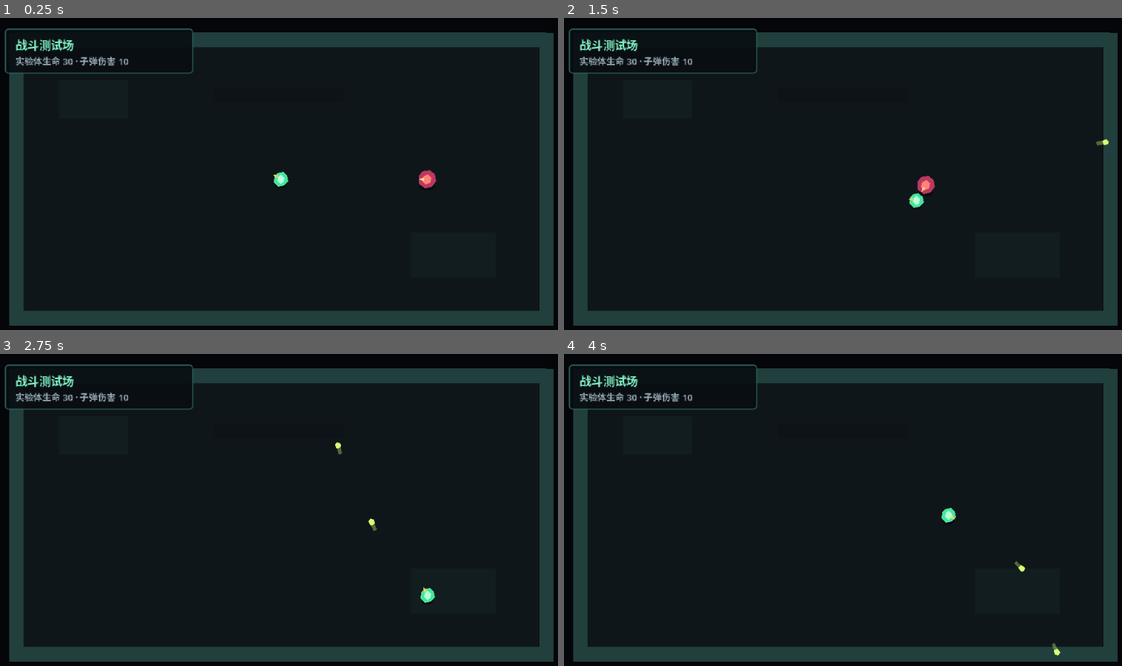
Above: before the commit, frames 1-4 (two rows, left to right).
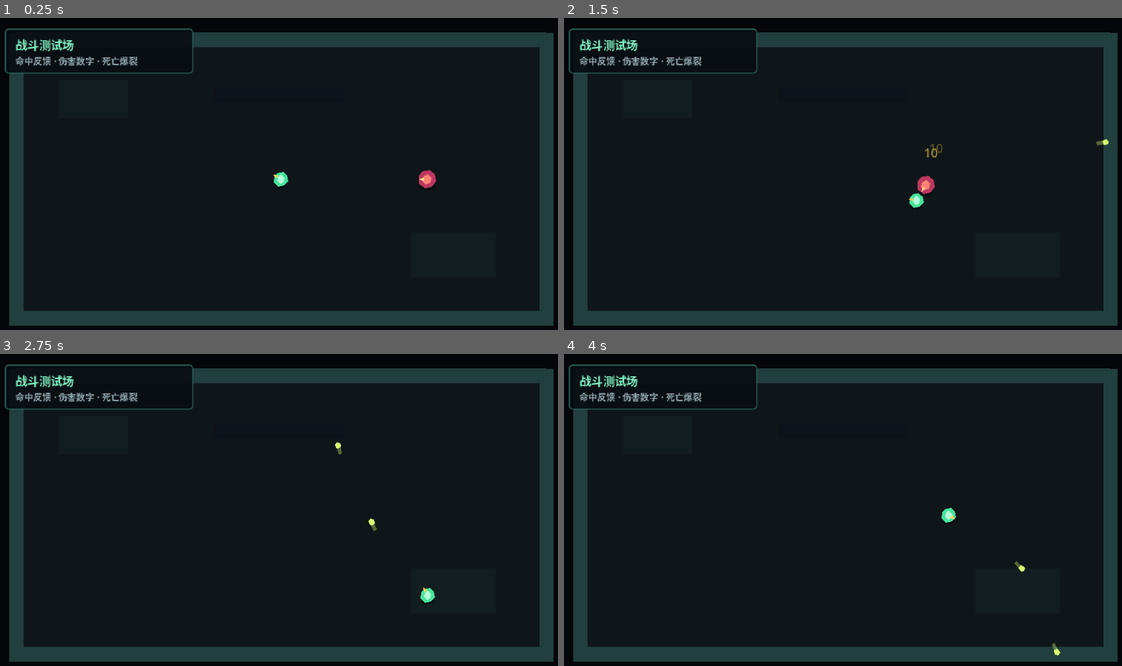
Above: after the commit, the same moments.

Repository: LIJUNCAN1/-Roguelike
Game: Godot game, scene res://scenes/main/main.tscn
The game is run twice, just before and just after one commit, with the same random seed, the same clock (stepped at 60 frames per second) and the same inputs.
Inputs (mouse positions are in pixels of both pictures, inside the frame that each line leads up to):
- Up to frame 1 (0.25 s): no input
- Up to frame 2 (1.5 s): move the mouse to (971, 161) at 0.52 s; press the mouse at (971, 161) at 0.53 s; hold D (move_right) 0.53-1.28 s; move the mouse to (731, 195) at 1.27 s; release the mouse at (731, 195) at 1.28 s; hold S (move_down) from 1.28 s (still down); click (731, 195) at 1.35 s
- Up to frame 3 (2.75 s): move the mouse to (340, 444) at 2.02 s; release S (move_down) at 2.03 s; press the mouse at (340, 444) at 2.03 s; hold D (move_right) from 2.03 s (still down)
- Up to frame 4 (4 s): move the mouse to (815, 578) at 2.77 s; release D (move_right) at 2.78 s; release the mouse at (815, 578) at 2.78 s; hold W (move_up) 2.78-3.53 s; click (815, 578) at 2.85 s; move the mouse to (1015, 563) at 3.52 s; press the mouse at (1015, 563) at 3.53 s; hold A (move_left) from 3.53 s (still down)

The runs differ from the first frame. In frame 1, 0.4% of the frame differs, in the area x 2-25%, y 12-16%; in frame 2, 0.5%, in the area x 2-68%, y 12-45%; in frame 3, 0.4%; in frame 4, 0.4%.

Commit message:
feat: add data-driven combat feedback

Diff:
--- /dev/null
+++ b/data/feedback/test_chaser_feedback.tres
@@ -0,0 +1,18 @@
+[gd_resource type="Resource" script_class="CombatFeedbackData" load_steps=4 format=3]
+
+[ext_resource type="Script" path="res://scripts/combat/combat_feedback_data.gd" id="1_feedback_data"]
+[ext_resource type="PackedScene" path="res://scenes/combat/damage_number.tscn" id="2_damage_number"]
+[ext_resource type="PackedScene" path="res://scenes/combat/death_effect.tscn" id="3_death_effect"]
+
+[resource]
+script = ExtResource("1_feedback_data")
+damage_number_scene = ExtResource("2_damage_number")
+death_effect_scene = ExtResource("3_death_effect")
+damage_number_color = Color(1, 0.9, 0.4, 1)
+hit_flash_color = Color(1, 1, 1, 1)
+hit_flash_duration = 0.09
+visual_knockback_distance = 3.0
+damage_number_rise = 22.0
+damage_number_duration = 0.55
+death_effect_color = Color(1, 0.3, 0.4, 1)
+death_effect_duration = 0.3
--- /dev/null
+++ b/scenes/combat/damage_number.tscn
@@ -0,0 +1,19 @@
+[gd_scene load_steps=2 format=3]
+
+[ext_resource type="Script" path="res://scripts/combat/damage_number.gd" id="1_damage_number"]
+
+[node name="DamageNumber" type="Node2D"]
+z_index = 100
+script = ExtResource("1_damage_number")
+
+[node name="Label" type="Label" parent="."]
+offset_left = -20.0
+offset_top = -10.0
+offset_right = 20.0
+offset_bottom = 10.0
+theme_override_colors/font_outline_color = Color(0.04, 0.025, 0.04, 1)
+theme_override_constants/outline_size = 3
+theme_override_font_sizes/font_size = 14
+text = "10"
+horizontal_alignment = 1
+vertical_alignment = 1
--- /dev/null
+++ b/scenes/combat/death_effect.tscn
@@ -0,0 +1,31 @@
+[gd_scene load_steps=2 format=3]
+
+[ext_resource type="Script" path="res://scripts/combat/death_effect.gd" id="1_death_effect"]
+
+[node name="DeathEffect" type="Node2D"]
+z_index = 20
+script = ExtResource("1_death_effect")
+
+[node name="Visuals" type="Node2D" parent="."]
+
+[node name="Core" type="Polygon2D" parent="Visuals"]
+polygon = PackedVector2Array(-5, -5, 5, -5, 7, 0, 5, 5, -5, 5, -7, 0)
+
+[node name="ShardTop" type="Polygon2D" parent="Visuals"]
+position = Vector2(0, -10)
+polygon = PackedVector2Array(-2, 2, 0, -7, 3, 2)
+
+[node name="ShardRight" type="Polygon2D" parent="Visuals"]
+position = Vector2(10, 0)
+rotation = 1.5708
+polygon = PackedVector2Array(-2, 2, 0, -7, 3, 2)
+
+[node name="ShardBottom" type="Polygon2D" parent="Visuals"]
+position = Vector2(0, 10)
+rotation = 3.14159
+polygon = PackedVector2Array(-2, 2, 0, -7, 3, 2)
+
+[node name="ShardLeft" type="Polygon2D" parent="Visuals"]
+position = Vector2(-10, 0)
+rotation = -1.5708
+polygon = PackedVector2Array(-2, 2, 0, -7, 3, 2)
--- a/scenes/enemies/test_chaser.tscn
+++ b/scenes/enemies/test_chaser.tscn
@@ -1,10 +1,12 @@
-[gd_scene load_steps=7 format=3]
+[gd_scene load_steps=9 format=3]
 
 [ext_resource type="Script" path="res://scripts/actors/enemy_controller.gd" id="1_enemy_controller"]
 [ext_resource type="Script" path="res://scripts/actors/movement_component.gd" id="2_movement_component"]
 [ext_resource type="Resource" path="res://data/enemies/test_chaser.tres" id="3_enemy_data"]
 [ext_resource type="Script" path="res://scripts/combat/health_component.gd" id="4_health_component"]
 [ext_resource type="Script" path="res://scripts/combat/hurtbox_component.gd" id="5_hurtbox_component"]
+[ext_resource type="Script" path="res://scripts/combat/hit_feedback_component.gd" id="6_hit_feedback"]
+[ext_resource type="Resource" path="res://data/feedback/test_chaser_feedback.tres" id="7_feedback_data"]
 
 [sub_resource type="CircleShape2D" id="CircleShape2D_enemy"]
 radius = 9.0
@@ -21,6 +23,13 @@
 [node name="HealthComponent" type="Node" parent="."]
 script = ExtResource("4_health_component")
 
+[node name="HitFeedbackComponent" type="Node" parent="."]
+script = ExtResource("6_hit_feedback")
+feedback_data = ExtResource("7_feedback_data")
+health_component_path = NodePath("../HealthComponent")
+visual_root_path = NodePath("../Visuals")
+flash_target_paths = Array[NodePath]([NodePath("../Visuals/Body"), NodePath("../Visuals/Core")])
+
 [node name="HurtboxComponent" type="Area2D" parent="."]
 collision_layer = 4
 collision_mask = 0
@@ -31,20 +40,22 @@
 [node name="CollisionShape2D" type="CollisionShape2D" parent="HurtboxComponent"]
 shape = SubResource("CircleShape2D_enemy")
 
-[node name="Shadow" type="Polygon2D" parent="."]
+[node name="Visuals" type="Node2D" parent="."]
+
+[node name="Shadow" type="Polygon2D" parent="Visuals"]
 position = Vector2(0, 8)
 polygon = PackedVector2Array(-9, 0, -6, -4, 6, -4, 9, 0, 6, 4, -6, 4)
 color = Color(0.015, 0.02, 0.03, 0.55)
 
-[node name="Body" type="Polygon2D" parent="."]
+[node name="Body" type="Polygon2D" parent="Visuals"]
 polygon = PackedVector2Array(-9, -4, -5, -9, 3, -10, 9, -6, 10, 2, 6, 8, -2, 10, -9, 5)
 color = Color(0.74, 0.22, 0.38, 1)
 
-[node name="Core" type="Polygon2D" parent="."]
+[node name="Core" type="Polygon2D" parent="Visuals"]
 polygon = PackedVector2Array(-4, -3, 1, -6, 5, -2, 4, 4, -1, 6, -5, 2)
 color = Color(1, 0.52, 0.46, 1)
 
-[node name="FacingMarker" type="Polygon2D" parent="."]
+[node name="FacingMarker" type="Polygon2D" parent="Visuals"]
 polygon = PackedVector2Array(3, -2, 9, 0, 3, 2)
 color = Color(1, 0.84, 0.58, 1)
 
--- a/scenes/main/main.tscn
+++ b/scenes/main/main.tscn
@@ -89,6 +89,8 @@
 
 [node name="Projectiles" type="Node2D" parent="World"]
 
+[node name="Effects" type="Node2D" parent="World"]
+
 [node name="Player" parent="World" instance=ExtResource("1_player")]
 position = Vector2(320, 180)
 projectile_container_path = NodePath("../Projectiles")
@@ -96,6 +98,7 @@
 [node name="TestChaser" parent="World" instance=ExtResource("2_enemy")]
 position = Vector2(500, 180)
 target_path = NodePath("../Player")
+feedback_container_path = NodePath("../Effects")
 
 [node name="Interface" type="CanvasLayer" parent="."]
 
@@ -123,4 +126,4 @@
 [node name="Status" type="Label" parent="Interface/StagePanel/MarginContainer/Labels"]
 theme_override_colors/font_color = Color(0.58, 0.66, 0.69, 1)
 theme_override_font_sizes/font_size = 10
-text = "实验体生命 30 · 子弹伤害 10"
+text = "命中反馈 · 伤害数字 · 死亡爆裂"
--- a/scripts/actors/enemy_controller.gd
+++ b/scripts/actors/enemy_controller.gd
@@ -3,10 +3,14 @@
 
 @export var enemy_data: EnemyData
 @export_node_path("Node2D") var target_path: NodePath
+@export_node_path("Node2D") var feedback_container_path: NodePath
 
 @onready var movement_component: MovementComponent = $MovementComponent
 @onready var health_component: HealthComponent = $HealthComponent
-@onready var facing_marker: Polygon2D = $FacingMarker
+@onready var hit_feedback_component: HitFeedbackComponent = (
+	$HitFeedbackComponent
+)
+@onready var facing_marker: Polygon2D = $Visuals/FacingMarker
 
 var target: Node2D
 var facing_direction: Vector2 = Vector2.LEFT
@@ -20,6 +24,9 @@
 	movement_component.configure(enemy_data.move_speed)
 	health_component.configure(enemy_data.max_health)
 	health_component.died.connect(_on_died)
+	hit_feedback_component.configure_container(
+		get_node_or_null(feedback_container_path) as Node2D
+	)
 	target = get_node_or_null(target_path) as Node2D
 	_update_facing_visual()
 
--- /dev/null
+++ b/scripts/combat/combat_feedback_data.gd
@@ -0,0 +1,25 @@
+class_name CombatFeedbackData
+extends Resource
+
+@export_group("Scenes")
+@export var damage_number_scene: PackedScene
+@export var death_effect_scene: PackedScene
+
+@export_group("Hit")
+@export var damage_number_color: Color = Color(1.0, 0.9, 0.4, 1.0)
+@export var hit_flash_color: Color = Color.WHITE
+@export_range(0.01, 1.0, 0.01, "or_greater")
+var hit_flash_duration: float = 0.09
+@export_range(0.0, 32.0, 0.5, "or_greater")
+var visual_knockback_distance: float = 3.0
+
+@export_group("Damage Number")
+@export_range(0.0, 100.0, 1.0, "or_greater")
+var damage_number_rise: float = 22.0
+@export_range(0.05, 5.0, 0.05, "or_greater")
+var damage_number_duration: float = 0.55
+
+@export_group("Death")
+@export var death_effect_color: Color = Color(1.0, 0.3, 0.4, 1.0)
+@export_range(0.05, 5.0, 0.05, "or_greater")
+var death_effect_duration: float = 0.3
--- /dev/null
+++ b/scripts/combat/damage_number.gd
@@ -0,0 +1,32 @@
+class_name DamageNumber
+extends Node2D
+
+@onready var label: Label = $Label
+
+var damage_amount: float = 0.0
+var text_color: Color = Color.WHITE
+
+
+func setup(amount: float, color: Color) -> void:
+	damage_amount = amount
+	text_color = color
+
+
+func play(rise_distance: float, duration: float) -> void:
+	label.text = str(roundi(damage_amount))
+	label.modulate = text_color
+	scale = Vector2(0.75, 0.75)
+
+	var transparent_color := text_color
+	transparent_color.a = 0.0
+	var tween := create_tween()
+	tween.set_parallel(true)
+	tween.tween_property(
+		self,
+		"position",
+		position + Vector2.UP * rise_distance,
+		duration
+	).set_trans(Tween.TRANS_QUAD).set_ease(Tween.EASE_OUT)
+	tween.tween_property(self, "scale", Vector2.ONE, duration * 0.35)
+	tween.tween_property(label, "modulate", transparent_color, duration)
+	tween.chain().tween_callback(queue_free)
--- /dev/null
+++ b/scripts/combat/death_effect.gd
@@ -0,0 +1,29 @@
+class_name DeathEffect
+extends Node2D
+
+@onready var visuals: Node2D = $Visuals
+
+var effect_color: Color = Color.WHITE
+
+
+func setup(color: Color) -> void:
+	effect_color = color
+
+
+func play(duration: float) -> void:
+	visuals.modulate = effect_color
+	visuals.scale = Vector2(0.45, 0.45)
+
+	var transparent_color := effect_color
+	transparent_color.a = 0.0
+	var tween := create_tween()
+	tween.set_parallel(true)
+	tween.tween_property(
+		visuals,
+		"scale",
+		Vector2(1.8, 1.8),
+		duration
+	).set_trans(Tween.TRANS_QUAD).set_ease(Tween.EASE_OUT)
+	tween.tween_property(visuals, "rotation", 0.7, duration)
+	tween.tween_property(visuals, "modulate", transparent_color, duration)
+	tween.chain().tween_callback(queue_free)
--- /dev/null
+++ b/scripts/combat/hit_feedback_component.gd
@@ -0,0 +1,128 @@
+class_name HitFeedbackComponent
+extends Node
+
+@export var feedback_data: CombatFeedbackData
+@export_node_path("Node") var health_component_path: NodePath
+@export_node_path("Node2D") var visual_root_path: NodePath
+@export var flash_target_paths: Array[NodePath]
+
+@onready var health_component: HealthComponent = get_node(
+	health_component_path
+) as HealthComponent
+@onready var visual_root: Node2D = get_node(visual_root_path) as Node2D
+
+var feedback_container: Node2D
+var flash_targets: Array[Polygon2D] = []
+var original_colors: Array[Color] = []
+var visual_rest_position: Vector2
+var hit_tween: Tween
+
+
+func _ready() -> void:
+	visual_rest_position = visual_root.position
+	for target_path in flash_target_paths:
+		var target := get_node(target_path) as Polygon2D
+		flash_targets.append(target)
+		original_colors.append(target.color)
+
+	health_component.damaged.connect(_on_damaged)
+	health_component.died.connect(_on_died)
+
+
+func configure_container(container: Node2D) -> void:
+	feedback_container = container
+
+
+func _on_damaged(
+	amount: float,
+	_current_health: float,
+	source: Node
+) -> void:
+	if feedback_data == null:
+		return
+
+	_spawn_damage_number(amount)
+	_play_hit_reaction(_get_impact_direction(source))
+
+
+func _on_died(_source: Node) -> void:
+	if feedback_data == null:
+		return
+	_spawn_death_effect()
+
+
+func _spawn_damage_number(amount: float) -> void:
+	if (
+		feedback_container == null
+		or feedback_data.damage_number_scene == null
+	):
+		return
+
+	var damage_number := (
+		feedback_data.damage_number_scene.instantiate() as Node2D
+	)
+	damage_number.call(
+		"setup",
+		amount,
+		feedback_data.damage_number_color
+	)
+	feedback_container.add_child(damage_number)
+	damage_number.global_position = (
+		get_parent().global_position + Vector2.UP * 14.0
+	)
+	damage_number.call(
+		"play",
+		feedback_data.damage_number_rise,
+		feedback_data.damage_number_duration
+	)
+
+
+func _spawn_death_effect() -> void:
+	if (
+		feedback_container == null
+		or feedback_data.death_effect_scene == null
+	):
+		return
+
+	var death_effect := (
+		feedback_data.death_effect_scene.instantiate() as Node2D
+	)
+	death_effect.call("setup", feedback_data.death_effect_color)
+	feedback_container.add_child(death_effect)
+	death_effect.global_position = get_parent().global_position
+	death_effect.call("play", feedback_data.death_effect_duration)
+
+
+func _play_hit_reaction(impact_direction: Vector2) -> void:
+	if hit_tween != null and hit_tween.is_valid():
+		hit_tween.kill()
+
+	for index in flash_targets.size():
+		flash_targets[index].color = feedback_data.hit_flash_color
+
+	visual_root.position = (
+		visual_rest_position
+		+ impact_direction * feedback_data.visual_knockback_distance
+	)
+
+	hit_tween = create_tween()
+	hit_tween.tween_property(
+		visual_root,
+		"position",
+		visual_rest_position,
+		feedback_data.hit_flash_duration
+	).set_trans(Tween.TRANS_QUAD).set_ease(Tween.EASE_OUT)
+
+	for index in flash_targets.size():
+		hit_tween.parallel().tween_property(
+			flash_targets[index],
+			"color",
+			original_colors[index],
+			feedback_data.hit_flash_duration
+		)
+
+
+func _get_impact_direction(source: Node) -> Vector2:
+	if source != null and source.has_method("get_impact_direction"):
+		return source.call("get_impact_direction") as Vector2
+	return Vector2.ZERO
--- a/scripts/combat/projectile.gd
+++ b/scripts/combat/projectile.gd
@@ -16,6 +16,10 @@
 	if not direction.is_zero_approx():
 		travel_direction = direction.normalized()
 	rotation = travel_direction.angle()
+
+
+func get_impact_direction() -> Vector2:
+	return travel_direction
 
 
 func _ready() -> void:
--- /dev/null
+++ b/tests/combat_feedback_smoke_test.gd
@@ -0,0 +1,55 @@
+extends SceneTree
+
+
+func _init() -> void:
+	call_deferred("_run")
+
+
+func _run() -> void:
+	var main_scene := load("res://scenes/main/main.tscn") as PackedScene
+	var projectile_scene := load(
+		"res://scenes/combat/basic_projectile.tscn"
+	) as PackedScene
+	var main := main_scene.instantiate()
+	root.add_child(main)
+	await physics_frame
+
+	var enemy := main.get_node("World/TestChaser") as CharacterBody2D
+	var health := enemy.get_node("HealthComponent") as HealthComponent
+	var effects := main.get_node("World/Effects") as Node2D
+	var visuals := enemy.get_node("Visuals") as Node2D
+	var body_visual := enemy.get_node("Visuals/Body") as Polygon2D
+	var source := projectile_scene.instantiate() as Projectile
+	source.setup(Vector2.RIGHT)
+	enemy.set_target(null)
+
+	health.take_damage(10.0, source)
+	if not effects.has_node("DamageNumber"):
+		push_error("Damage number feedback was not created.")
+		quit(1)
+		return
+
+	if visuals.position.x <= 0.0:
+		push_error("Hit reaction did not offset the enemy visual.")
+		quit(1)
+		return
+
+	if body_visual.color != Color.WHITE:
+		push_error("Enemy did not flash white when damaged.")
+		quit(1)
+		return
+
+	health.take_damage(20.0, source)
+	if not effects.has_node("DeathEffect"):
+		push_error("Death feedback was not created.")
+		quit(1)
+		return
+
+	if not enemy.is_queued_for_deletion():
+		push_error("Enemy did not queue deletion after death feedback.")
+		quit(1)
+		return
+
+	source.free()
+	print("Combat feedback smoke test passed.")
+	quit()
Not shown, added: scripts/combat/combat_feedback_data.gd.uid
Not shown, added: scripts/combat/damage_number.gd.uid
Not shown, added: scripts/combat/death_effect.gd.uid
Not shown, added: scripts/combat/hit_feedback_component.gd.uid
Not shown, changed: README.md
